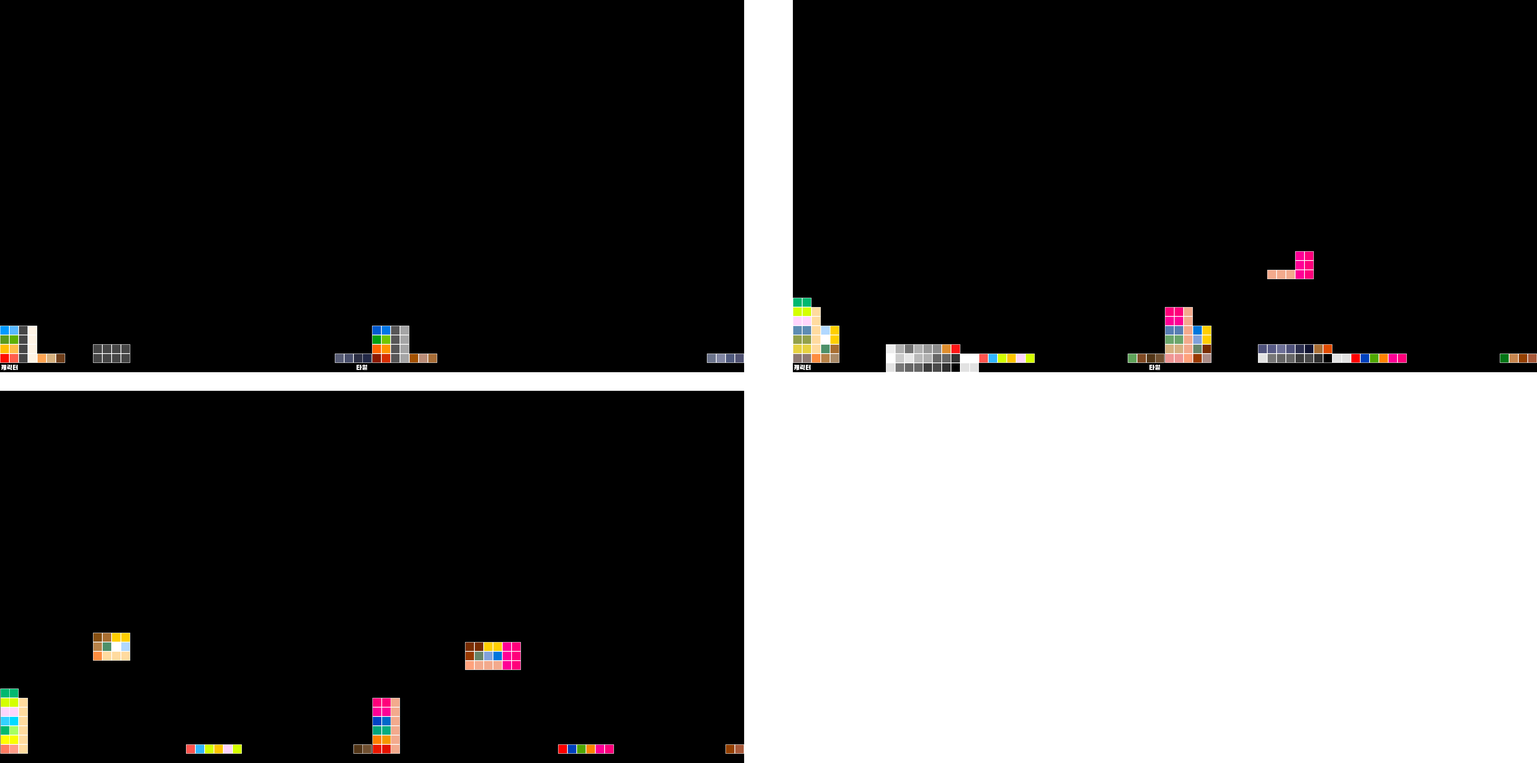
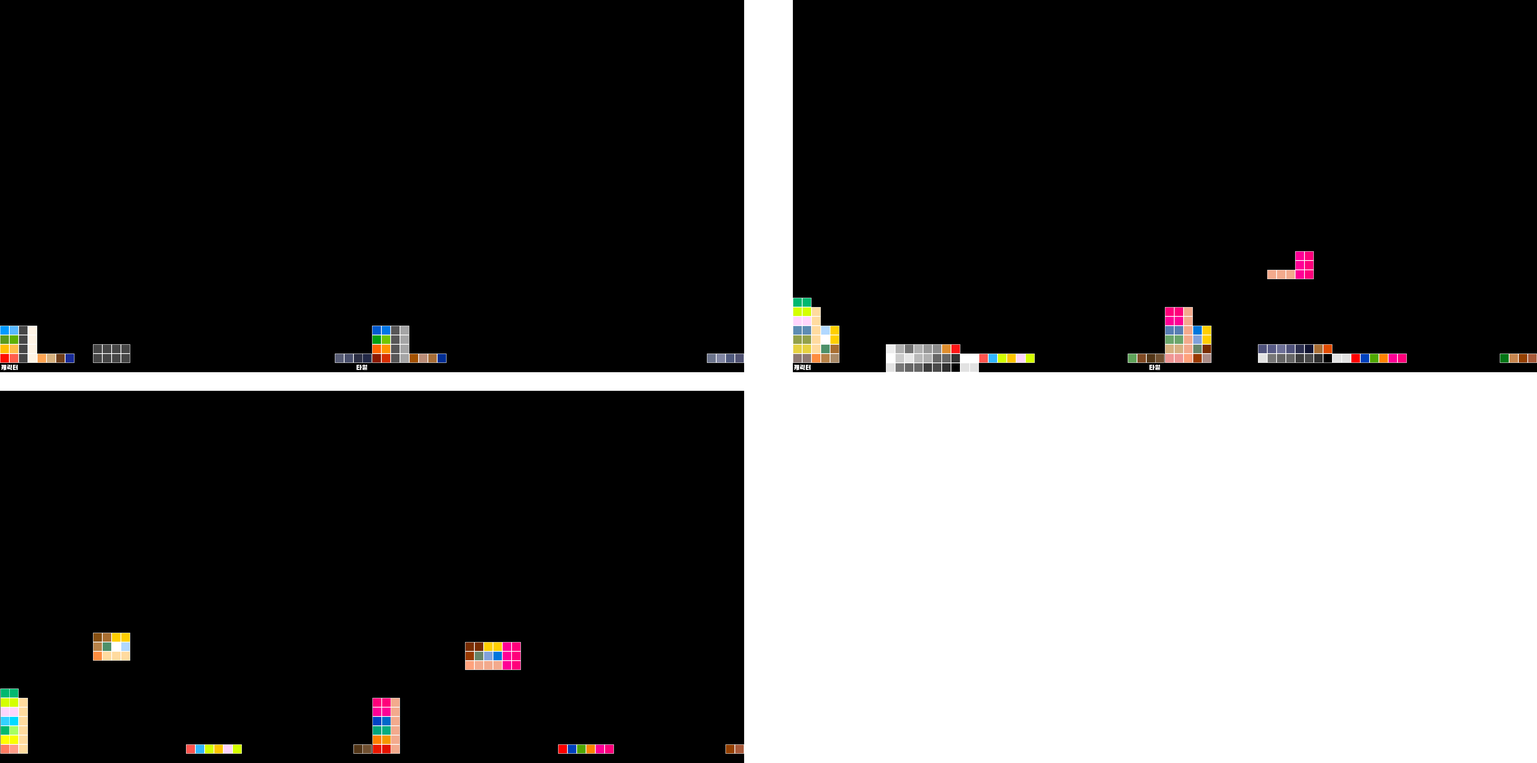
The second w=1537, h=763 image is a revision of the first. Changes to its layers:
added layer "사각형 1 copy 18" (1st of 2, in "Block-EM") in group "Block-EM" over bbox(437, 353, 447, 363)
added layer "사각형 1 copy 18" (2nd of 2, in "Block-BM") in group "Block-BM" over bbox(65, 353, 75, 363)
